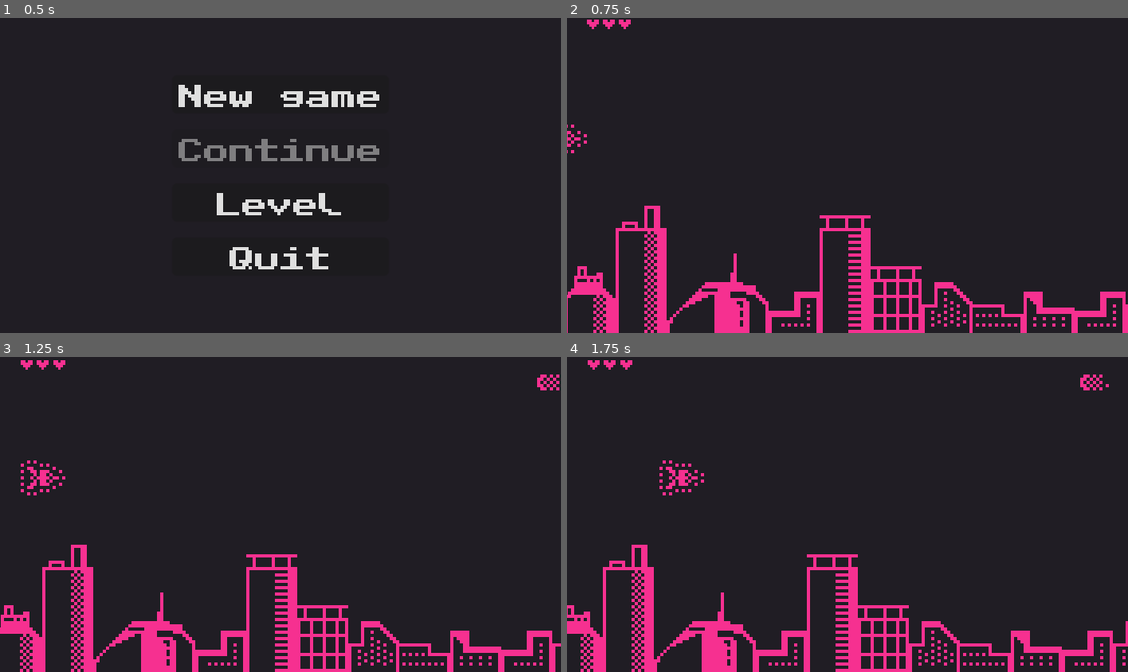
Above: before the commit, frames 1-4 (two rows, left to right).
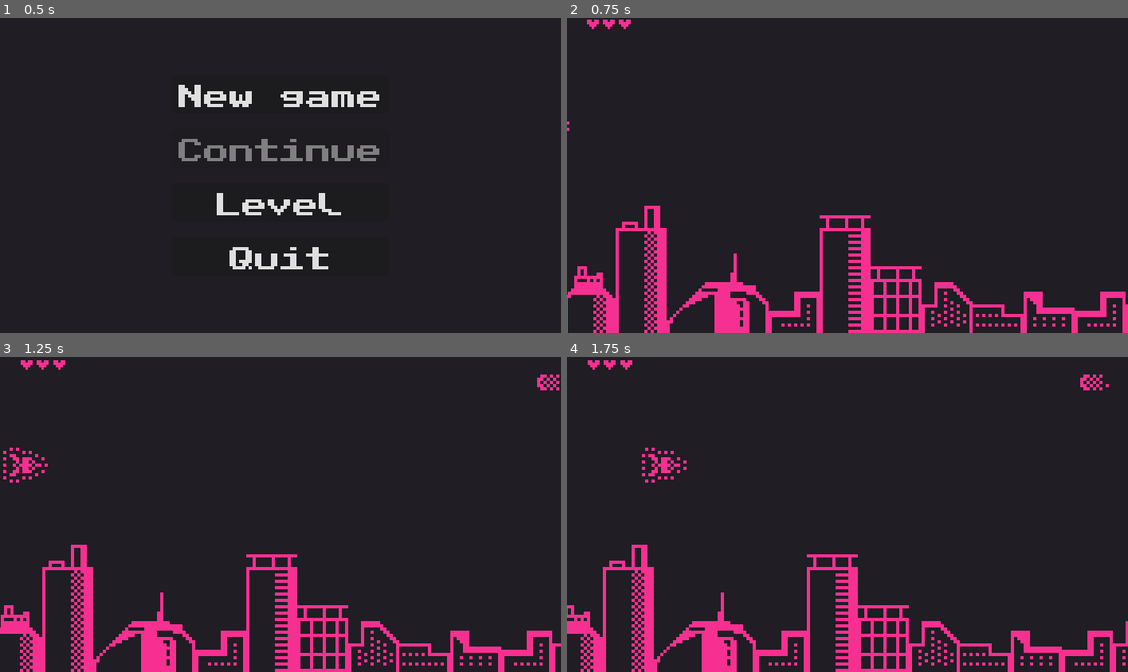
Above: after the commit, the same moments.

Repository: victor-romero-martinez/space-umpact
Game: Godot game, scene res://control/main_menu.tscn
Two runs of this game, one before a commit and one after it. Both use one fixed random seed, a clock stepped at 60 frames per second and the inputs below.
Inputs:
- Up to frame 1 (0.5 s): no input
- Up to frame 2 (0.75 s): click "New game" at 0.5 s
- Up to frame 3 (1.25 s): no input
- Up to frame 4 (1.75 s): tap Enter (ui_accept) at 1.25, 1.52 s; hold Right (ui_right) from 1.28 s (still down); tap B (change_weapon) at 1.35 s

Frame 1 is identical in both runs. In frame 2, less than 0.1% of the frame differs, in the area x 0-4%, y 32-43%; in frame 3, 0.5%; in frame 4, 0.5%, in the area x 13-25%, y 28-44%.
Error before the commit: Out of bounds get index '0' (on base: 'Array[PackedScene]') (res://scripts/player/player.gd:115)
Error after the commit: Out of bounds get index '0' (on base: 'Array[PackedScene]') (res://scripts/player/player.gd:117)

Commit message:
update: positions

Diff:
--- a/scenes/player.tscn
+++ b/scenes/player.tscn
@@ -64,25 +64,22 @@
 explotion_scene = ExtResource("4_gyihd")
 
 [node name="AnimatedSprite2D" type="AnimatedSprite2D" parent="."]
-position = Vector2(11, 9)
 scale = Vector2(2, 2)
 sprite_frames = SubResource("SpriteFrames_gfygm")
+offset = Vector2(0, 0.5)
 
 [node name="PlayerCollision" type="CollisionShape2D" parent="."]
 unique_name_in_owner = true
 visible = false
-position = Vector2(9, 8)
 rotation = 1.56509
 shape = SubResource("CapsuleShape2D_af115")
 
 [node name="PlayerHitBox" parent="." instance=ExtResource("6_1htvj")]
 visible = false
-position = Vector2(1, 1)
 scale = Vector2(1.70215, 1.67611)
 collision_mask = 92
 
 [node name="CollisionShape2D" type="CollisionShape2D" parent="PlayerHitBox"]
-position = Vector2(5.28744, 4.17634)
 rotation = 1.58667
 shape = SubResource("CapsuleShape2D_fdn0y")
 debug_color = Color(0.228476, 0.627522, 0.338528, 0.42)
@@ -91,7 +88,6 @@
 visible = false
 
 [node name="CollisionShape2D" type="CollisionShape2D" parent="PlayerHealthBox"]
-position = Vector2(10, 8)
 rotation = 1.57692
 shape = SubResource("CapsuleShape2D_sg50y")
 
@@ -101,6 +97,5 @@
 script = ExtResource("7_gowpx")
 
 [node name="CollisionShape2D" type="CollisionShape2D" parent="ColectorItem"]
-position = Vector2(10, 7)
 rotation = -1.57421
 shape = SubResource("CapsuleShape2D_phk82")
--- a/scripts/player/player.gd
+++ b/scripts/player/player.gd
@@ -37,6 +37,8 @@
 
 enum TState { IMMUNITY, MOVE, FREEZE }
 
+## Limit to prevent the player from leaving the screen
+var offset: float = 10.0
 var _can_shoot: bool = true
 var _weapon_idx: int = 0
 ## States of state machine
@@ -68,7 +70,7 @@
 		# limits movement on the screen
 		#WARNING: hace un pequeño movimineto
 		position += velocity * delta
-		position = position.clamp(Vector2.ZERO, (Global.screen_size - Vector2(21.0, 15.0)))
+		position = position.clamp(Vector2(offset, offset), (Global.screen_size - Vector2(offset, offset)))
 
 # enter from outside
 func _start_combat():
@@ -113,7 +115,7 @@
 	if _can_shoot:
 		for _b in bullet_by_shoot:
 			var bullet = guns[_weapon_idx].instantiate()
-			bullet.position = global_position + Vector2(28, 8)
+			bullet.position = global_position + Vector2(20.0, 0)
 			add_sibling(bullet)
 
 			if _weapon_idx != 0:
@@ -148,7 +150,7 @@
 # add explotion as sibling
 func _apply_explotion():
 	var boom = explotion_scene.instantiate()
-	boom.position = global_position + Vector2(4, 6)
+	boom.position = global_position
 	add_sibling(boom)
 
 
